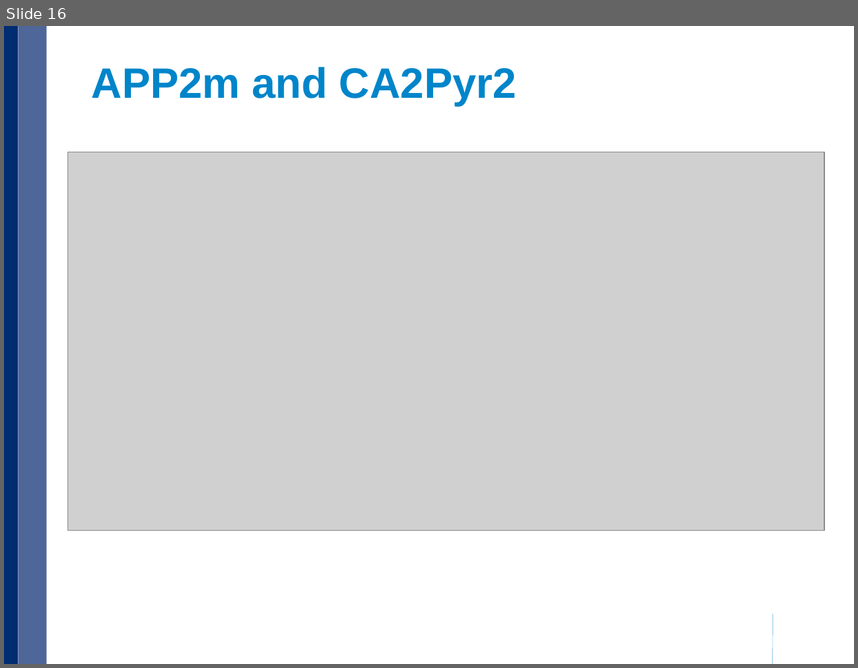
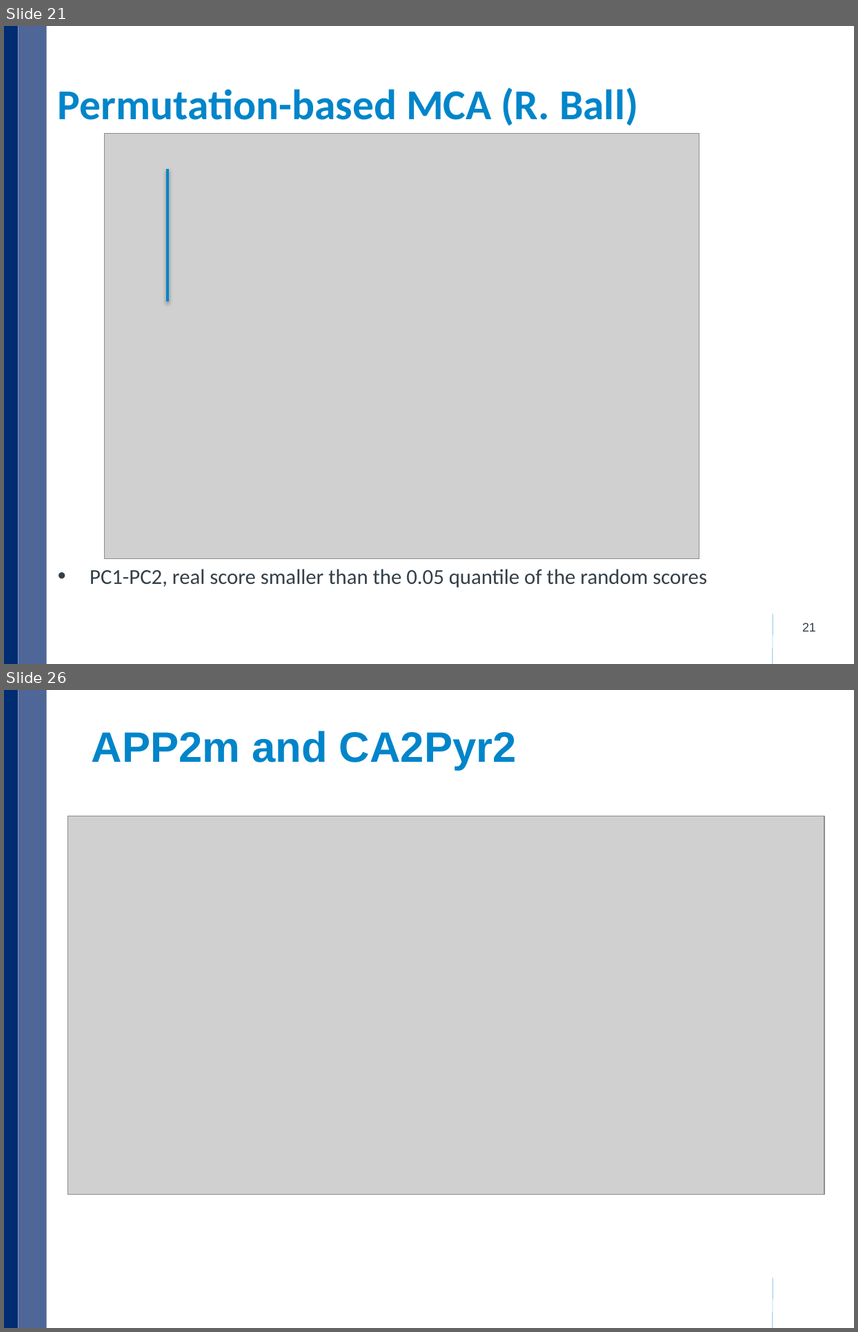
Before and after one commit to xulong82/pmca, a slide deck: pmca_current.pptx. Shown one above the other, each under a label of ours: slide 16 before the commit, slides 21 and 26 after it; the slides between them are not shown. The pictures are 858x668 and 858x1332 pixels, drawn with LibreOffice and Linux fonts; fonts in the diff are those of the drawing; grey boxes stand for pictures; background and template pictures are left out. Boxes give left, top, right and bottom in pixels: in the first picture for what was removed or moved away, otherwise in the second. Text is boxed around its words. In the diff, an @@ line names an element or a change of style, - is before the commit and + after.

```diff
--- a/pmca_current.pptx
+++ b/pmca_current.pptx
@@ slide 21 added at (x1=4, y1=26, x2=854, y2=664), background #FFFFFF; not listed: 3 template elements that a slide beside it also shows @@
@@ title added at (x1=58, y1=87, x2=638, y2=125), 36 pt, text #0085CA, bold @@
+Permutation-based MCA (R. Ball)
@@ picture added at (x1=104, y1=133, x2=700, y2=558) @@
@@ line added from (168, 169) to (168, 301), #0085CA 2 pt @@
@@ text added at (x1=90, y1=568, x2=707, y2=587), 18 pt, text #333F48 @@
+• PC1-PC2, real score smaller than the 0.05 quantile of the random scores
@@ page number added at (x1=802, y1=622, x2=816, y2=631), 10.5 pt, text #333F48 @@
+21
@@ what was slide 16 is now slide 26 @@
```
Also in this commit, not shown: 2 slides changed, 22 other slides added, 13 slides removed, 24 other files.
